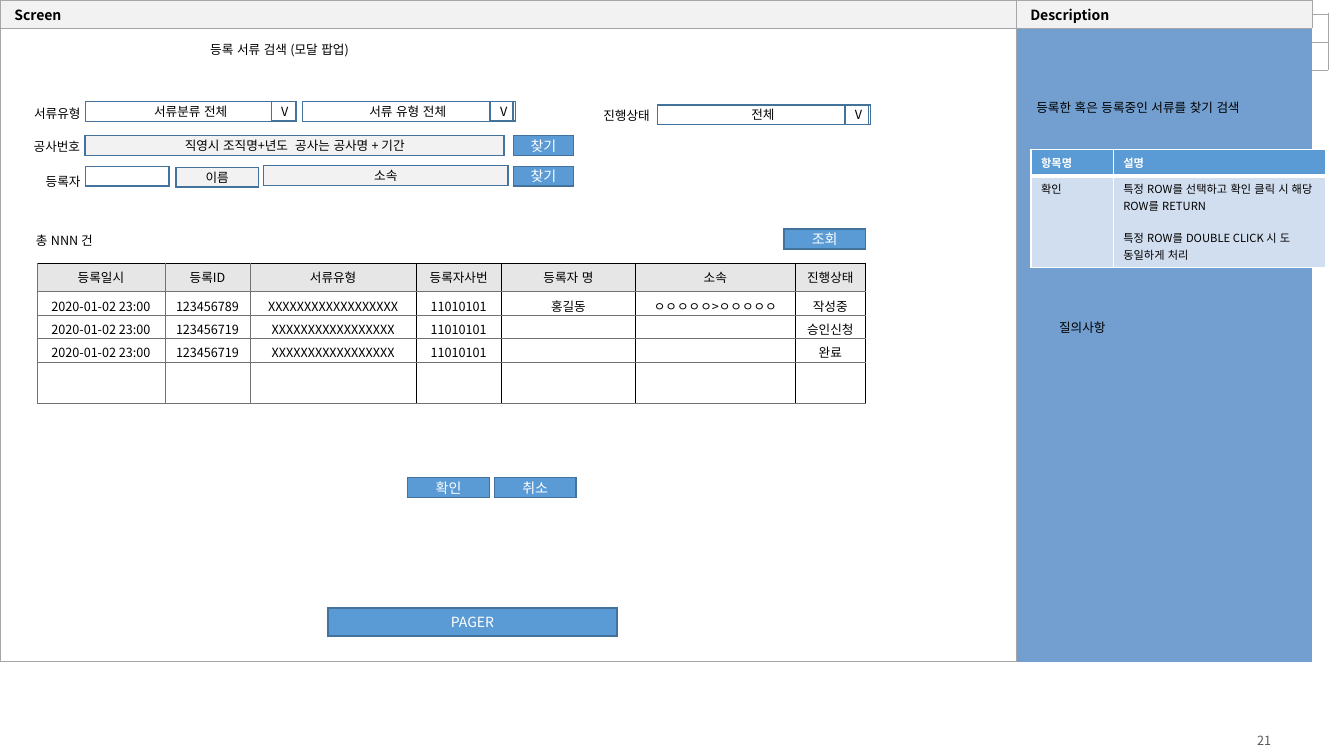
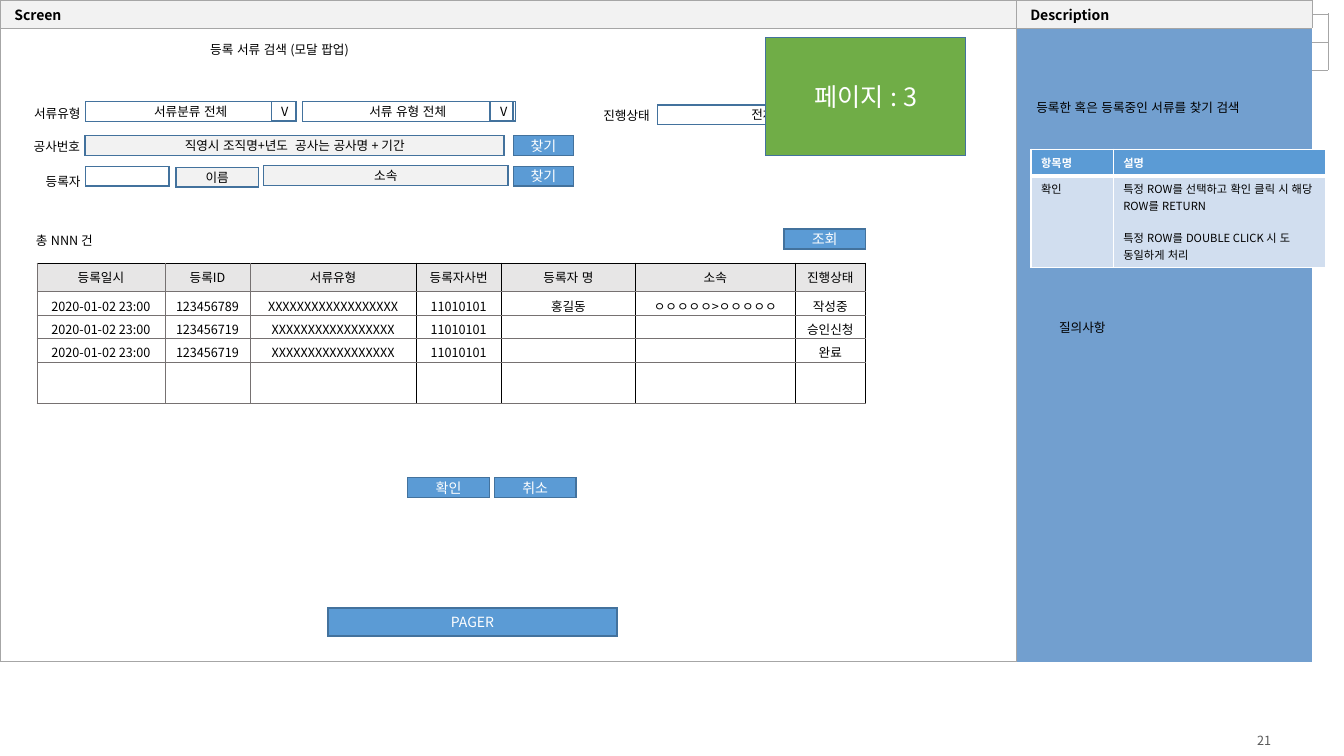
Before and after one commit to yamdeng/ktds-publish, a slide deck: slide 21 of docs/화면설계_안전서류관리_20210701.pptx. Drawn at 1344x756 pixels with LibreOffice and Linux fonts; fonts in the diff are those of the drawing. Boxes give left, top, right and bottom in pixels: in the first picture for what was removed or moved away, otherwise in the second. Text is boxed around its words. In the diff, an @@ line names an element or a change of style, - is before the commit and + after.

```diff
--- a/docs/화면설계_안전서류관리_20210701.pptx
+++ b/docs/화면설계_안전서류관리_20210701.pptx
@@ rectangle added at (x1=766, y1=37, x2=966, y2=155), fill #70AD47, outline #43739E 1 pt, 18 pt, text #FFFFFF @@
+페이지 : 3
@@ rectangle removed at (x1=845, y1=105, x2=870, y2=125) @@
-V
```
Also in this commit, not shown: 36 other slides changed, 4 other files.
